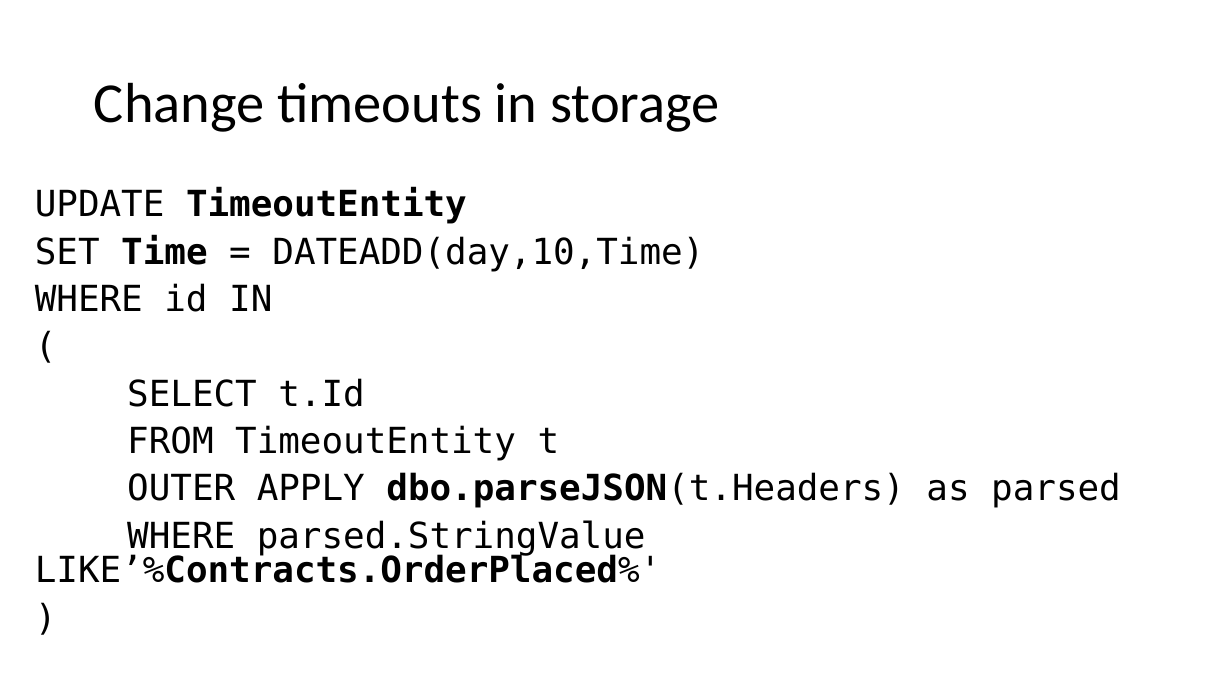
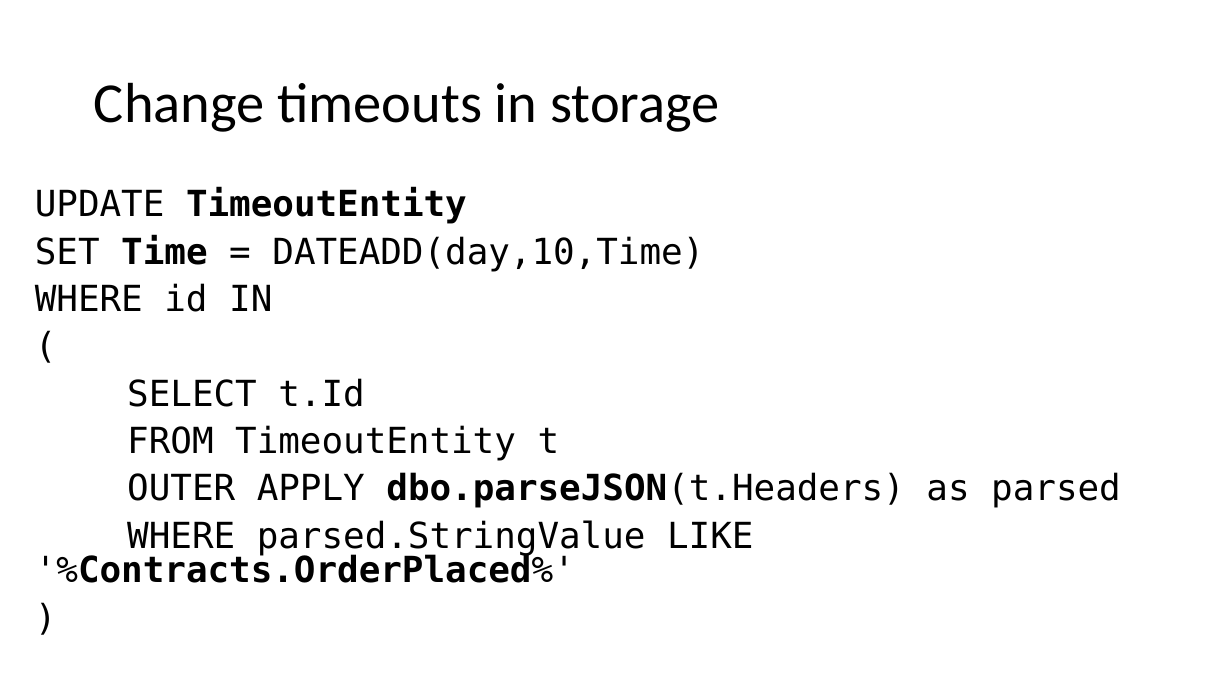
Before and after one commit to Particular/SagaMasterClass, a slide deck: slide 66 of SagaMasterClass.pptx. Drawn at 1232x693 pixels with LibreOffice and Linux fonts; fonts in the diff are those of the drawing. Boxes give left, top, right and bottom in pixels: in the first picture for what was removed or moved away, otherwise in the second. Text is boxed around its words. In the diff, an @@ line names an element or a change of style, - is before the commit and + after.

```diff
--- a/SagaMasterClass.pptx
+++ b/SagaMasterClass.pptx
@@ text at (35, 520, 753, 583): text changed @@
-WHERE parsed.StringValue LIKE’%Contracts.OrderPlaced%'
+WHERE parsed.StringValue LIKE '%Contracts.OrderPlaced%'
```
Also in this commit, not shown: 1 other slide changed.
